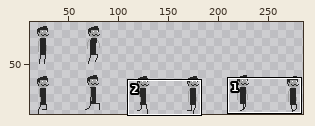
Sprite sheet -- media/player.png. Above, an overview of the earlier version with the close-up marked.
Close-up. Old version:
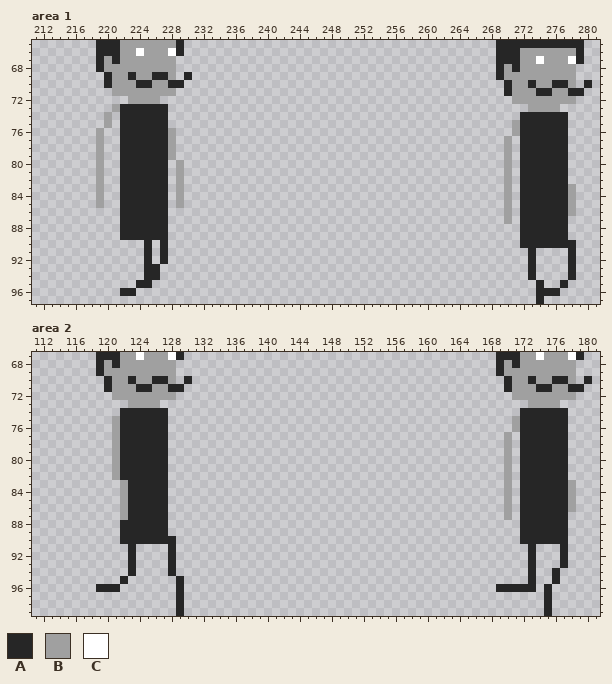
The file is 300x100 pixels. Shown: area 1: x 211..281, y 65..97; area 2: x 111..181, y 67..99. The wide view leaves out empty margins. The commit also changed other parts of the picture, which this record leaves out.
Palette (. is transparent): A #262626  B #a0a0a0  C #ffffff
Pixels before, area 1, first column x 219:
65 AAABBBBBBBA.......................................AAAAAAAAAAA.
66 AAABBCBBBCA.......................................AAABBBBBBBA.
67 ABABBBBBBB........................................AAABBCBBBCA.
68 ABBBBBBBBB........................................ABABBBBBBB..
69 .ABBABBAAB.A......................................ABBBBBBBBB..
70 .ABBBAABBAA........................................ABBABBAAB.A
71 ..BBBBBBBB.........................................ABBBAABBAA.
72 ....BBBB............................................BBBBBBBB..
73 ..BAAAAAA.............................................BBBB....
74 .B.AAAAAA............................................AAAAAA...
75 .B.AAAAAA...........................................BAAAAAA...
76 B..AAAAAAB..........................................BAAAAAA...
77 B..AAAAAAB.........................................B.AAAAAA...
78 B..AAAAAAB.........................................B.AAAAAA...
79 B..AAAAAAB.........................................B.AAAAAA...
80 B..AAAAAA.B........................................B.AAAAAA...
81 B..AAAAAA.B........................................B.AAAAAA...
82 B..AAAAAA.B........................................B.AAAAAA...
83 B..AAAAAA.B........................................B.AAAAAAB..
84 B..AAAAAA.B........................................B.AAAAAAB..
85 B..AAAAAA.B........................................B.AAAAAAB..
86 ...AAAAAA..........................................B.AAAAAAB..
87 ...AAAAAA..........................................B.AAAAAA...
88 ...AAAAAA............................................AAAAAA...
89 ...AAAAAA............................................AAAAAA...
90 ......A.A............................................AAAAAAA..
91 ......A.A.............................................A....A..
92 ......A.A.............................................A....A..
93 ......AA..............................................A....A..
94 ......AA..............................................A....A..
95 .....AA................................................A..A...
96 ...AA..................................................AAA....
97 .......................................................A......
Pixels before, area 2, first column x 119:
 67 AAABBCBBBCA.......................................AAABBCBBBCA.
 68 ABABBBBBBB........................................ABABBBBBBB..
 69 ABBBBBBBBB........................................ABBBBBBBBB..
 70 .ABBABBAAB.A.......................................ABBABBAAB.A
 71 .ABBBAABBAA........................................ABBBAABBAA.
 72 ..BBBBBBBB..........................................BBBBBBBB..
 73 ....BBBB..............................................BBBB....
 74 ...AAAAAA............................................AAAAAA...
 75 ..BAAAAAA...........................................BAAAAAA...
 76 ..BAAAAAA...........................................BAAAAAA...
 77 ..BAAAAAA..........................................B.AAAAAA...
 78 ..BAAAAAA..........................................B.AAAAAA...
 79 ..BAAAAAA..........................................B.AAAAAA...
 80 ..BAAAAAA..........................................B.AAAAAA...
 81 ..BAAAAAA..........................................B.AAAAAA...
 82 ..BAAAAAA..........................................B.AAAAAA...
 83 ...BAAAAA..........................................B.AAAAAAB..
 84 ...BAAAAA..........................................B.AAAAAAB..
 85 ...BAAAAA..........................................B.AAAAAAB..
 86 ...BAAAAA..........................................B.AAAAAAB..
 87 ...BAAAAA..........................................B.AAAAAA...
 88 ...AAAAAA............................................AAAAAA...
 89 ...AAAAAA............................................AAAAAA...
 90 ...AAAAAAA...........................................AAAAAA...
 91 ....A....A............................................A...A...
 92 ....A....A............................................A...A...
 93 ....A....A............................................A...A...
 94 ....A....A............................................A..A....
 95 ...A......A...........................................A..A....
 96 AAA.......A.......................................AAAAA.A.....
 97 ..........A.............................................A.....
 98 ..........A.............................................A.....
 99 ..........A.............................................A.....
The result:
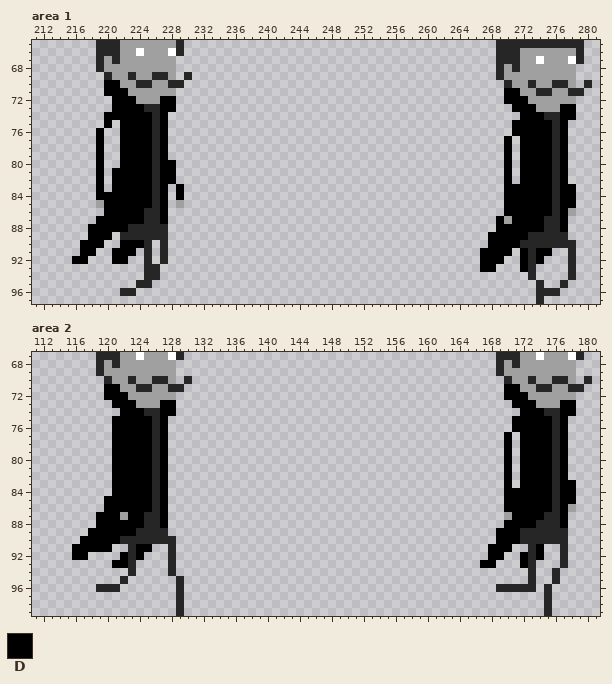
Colours new in this view: D #000000
From old to new:
Changed rows in their new state; - is an unchanged pixel.
Area 1:
first column x 216:
70 ----DD---------------------------------------------------------
71 ----DDD-----------------------------------------------DD-------
72 -----DDD---DD-----------------------------------------DDD------
73 -----DDDD--DD------------------------------------------DDD---DD
74 ----DDDDDD-D--------------------------------------------DDD--DD
75 ----D-DDDD-D-------------------------------------------DDDDD-D-
76 ---D--DDDD-D.------------------------------------------DDDDD-D-
77 ---D--DDDD-D.-----------------------------------------D-DDDD-D-
78 ---D--DDDD-D.-----------------------------------------D-DDDD-D-
79 ---D--DDDD-D.-----------------------------------------D-DDDD-D-
80 ---D--DDDD-DD.----------------------------------------D-DDDD-D-
81 ---D-DDDDD-DD.----------------------------------------D-DDDD-D-
82 ---D-DDDDD-DD.----------------------------------------D-DDDD-D-
83 ---D-DDDDD-D-D----------------------------------------DDDDDD-DD
84 ---DDDDDDD-D-D----------------------------------------DDDDDD-DD
85 ----DDDDDD-D------------------------------------------DDDDDD-DD
86 ----DDDDD--D------------------------------------------DDDDDD-D-
87 ---DDDDDD--D-----------------------------------------D-DDDD--D-
88 --DDDDD----------------------------------------------DDDDDD--D-
89 --DDD-----------------------------------------------DDDDD------
90 -DDD--DDD-------------------------------------------DDDD-------
91 -DD--DDD-------------------------------------------DDDD-D-DD---
92 DD---DD--------------------------------------------DDD--D-D----
93 ---------------------------------------------------DD---D------
Area 2:
first column x 116:
 71 ----DD------------------------------------------------DD-------
 72 ----DDD-----------------------------------------------DDD------
 73 -----DDD---DD------------------------------------------DDD---DD
 74 ------DDD--DD-------------------------------------------DDD--DD
 75 -----DDDDD-D-------------------------------------------DDDDD-D-
 76 -----DDDDD-D-------------------------------------------DDDDD-D-
 77 -----DDDDD-D------------------------------------------D-DDDD-D-
 78 -----DDDDD-D------------------------------------------D-DDDD-D-
 79 -----DDDDD-D------------------------------------------D-DDDD-D-
 80 -----DDDDD-D------------------------------------------D-DDDD-D-
 81 -----DDDDD-D------------------------------------------D-DDDD-D-
 82 -----DDDDD-D------------------------------------------D-DDDD-D-
 83 -----DDDDD-D------------------------------------------D-DDDD-DD
 84 -----DDDDD-D------------------------------------------DDDDDD-DD
 85 ----DDDDDD-D------------------------------------------DDDDDD-DD
 86 ----DDDDDD-D------------------------------------------DDDDDD-D-
 87 ---DDD-DD--D-------------------------------------------DDDD--D-
 88 ---DDDDDD--D------------------------------------------DDDD---D-
 89 --DDDDDD---------------------------------------------DDD-------
 90 -DDDDD-----------------------------------------------DDD-------
 91 DDDDD---DD------------------------------------------DDD---D----
 92 DD----D-D-------------------------------------------DD--D-D----
 93 -----DD--------------------------------------------DD---D------
